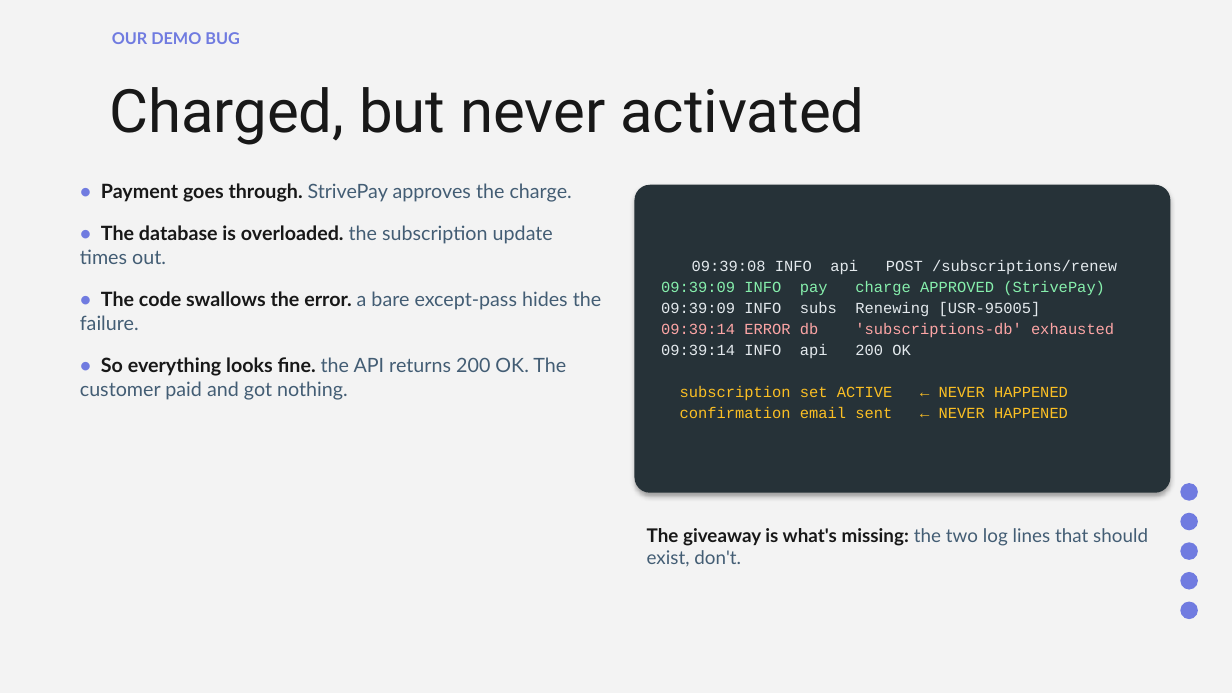
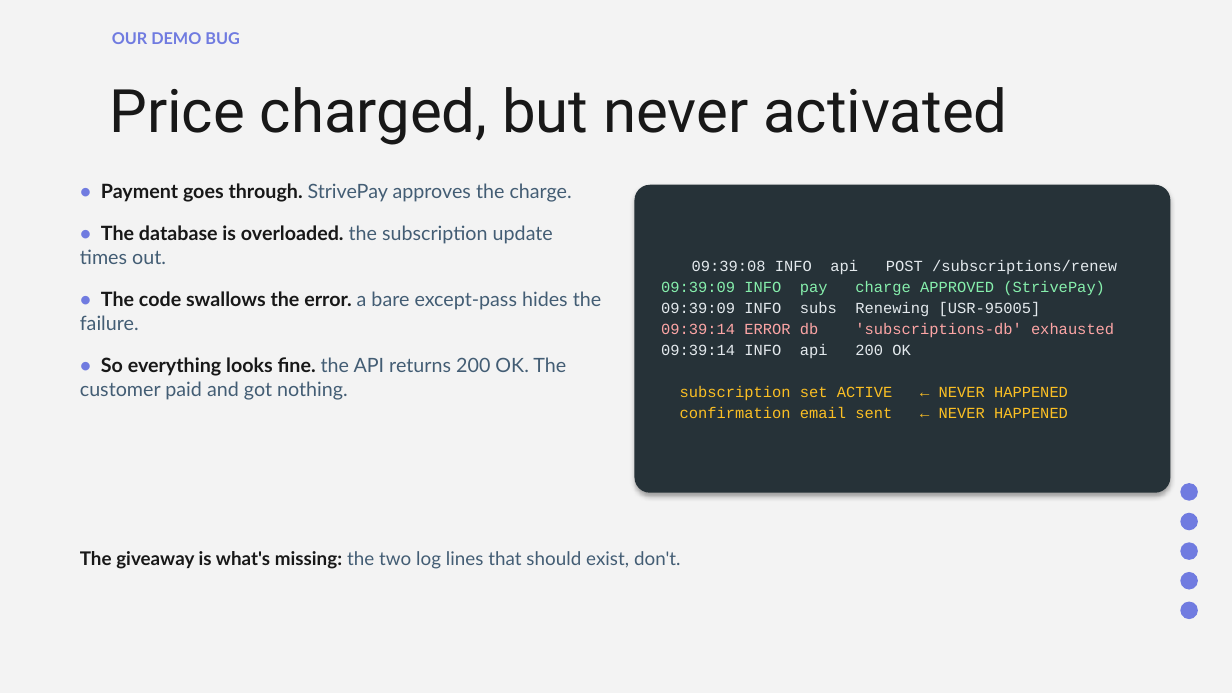
Before and after one commit to aadityaincode/Sherlog, a slide deck: slide 4 of sherlog-slides.pptx. Drawn at 1232x693 pixels with LibreOffice and Linux fonts; fonts in the diff are those of the drawing. Boxes give left, top, right and bottom in pixels: in the first picture for what was removed or moved away, otherwise in the second. Text is boxed around its words. In the diff, an @@ line names an element or a change of style, - is before the commit and + after.

```diff
--- a/sherlog-slides.pptx
+++ b/sherlog-slides.pptx
@@ title at (x1=109, y1=87, x2=1007, y2=145): text changed @@
-Charged, but never activated
+Price charged, but never activated
@@ text "The giveaway is what's missing: ..." rewrapped from (x1=647, y1=528, x2=1148, y2=567) to (x1=80, y1=551, x2=681, y2=569) @@
```
Also in this commit, not shown: 8 other slides changed, 1 slide removed.
